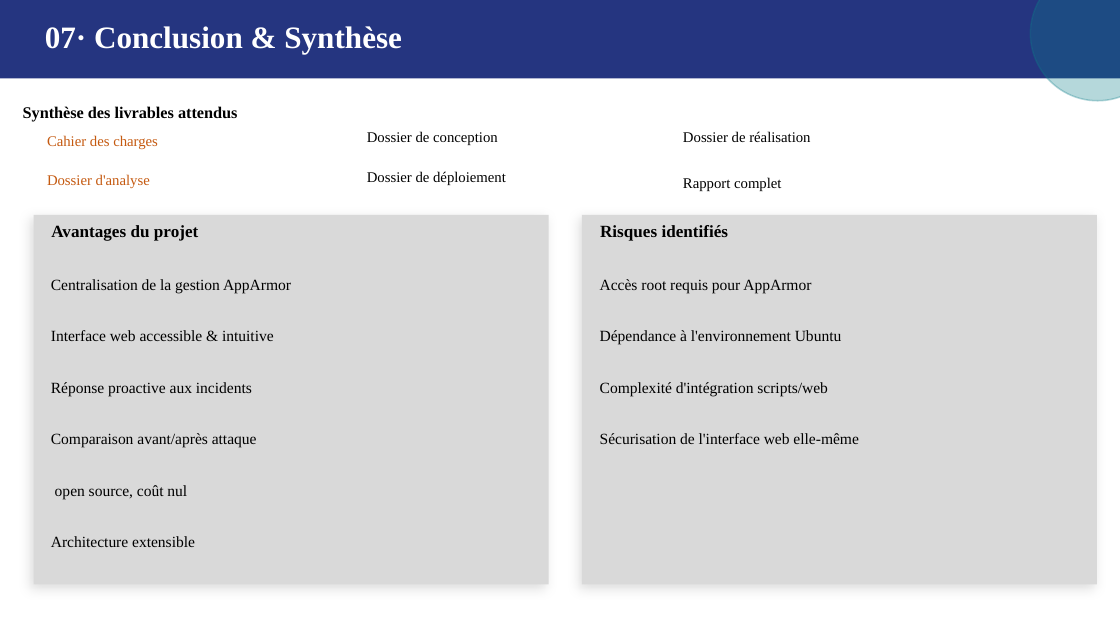
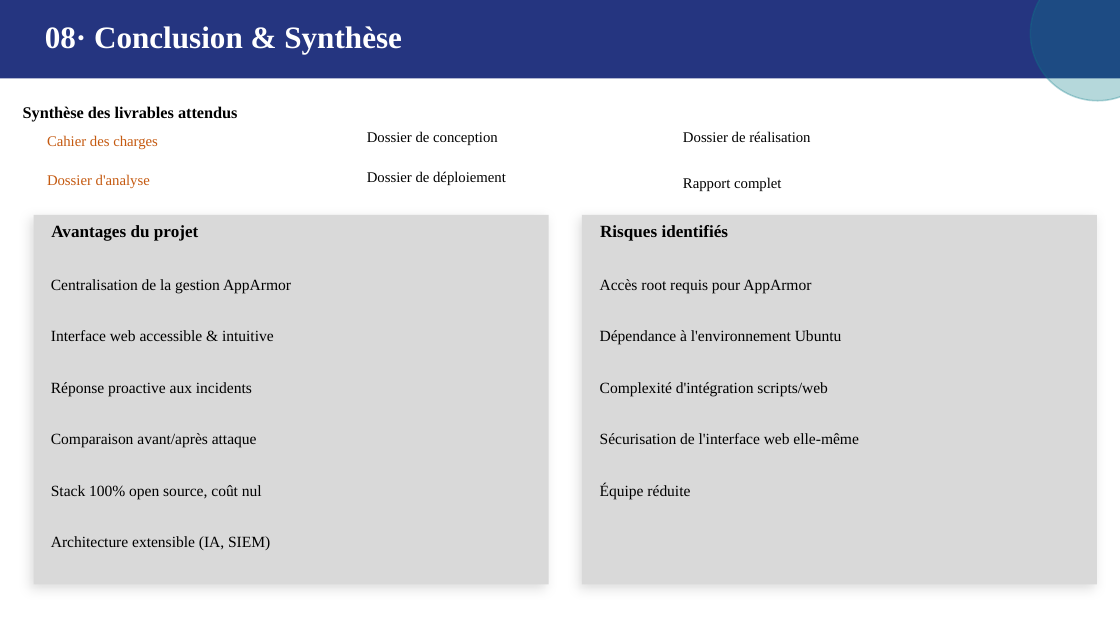
Before and after one commit to OpenSecureFoundation/Web-AppArmor-Manager, a slide deck: slide 13 of Dossier_Analyse_AppArmor.pptx (slide 24 before the commit). Drawn at 1120x630 pixels with LibreOffice and Linux fonts; fonts in the diff are those of the drawing. Boxes give left, top, right and bottom in pixels: in the first picture for what was removed or moved away, otherwise in the second. Text is boxed around its words. In the diff, an @@ line names an element or a change of style, - is before the commit and + after.

```diff
--- a/Dossier_Analyse_AppArmor.pptx
+++ b/Dossier_Analyse_AppArmor.pptx
@@ text at (x1=45, y1=26, x2=402, y2=54): text changed @@
-07· Conclusion & Synthèse
+08· Conclusion & Synthèse
@@ text at (x1=51, y1=485, x2=262, y2=499): text changed @@
-open source, coût nul
+Stack 100% open source, coût nul
@@ text added at (x1=600, y1=483, x2=690, y2=499), 10 pt, text #000000 @@
+Équipe réduite
@@ text at (x1=51, y1=536, x2=270, y2=550): text changed @@
-Architecture extensible
+Architecture extensible (IA, SIEM)
```
Also in this commit, not shown: 8 other slides changed, 2 slides added, 13 slides removed, 1 other file.
